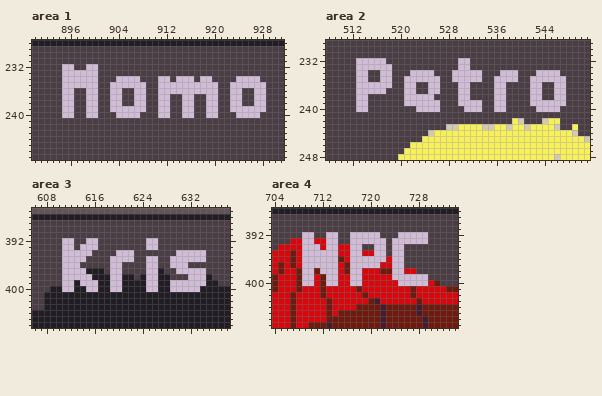
Two versions of one pixel-art file, godot/res/characters/characters.aseprite. Above, as it was before the edit.
960x480 pixels, 1 frame. Colours within 5 levels of each other are drawn and written as one. Shown: area 1: x 890..931, y 228..247; area 2: x 508..551, y 229..248; area 3: x 606..638, y 387..406; area 4: x 704..734, y 388..407. The commit also changed other parts of the picture, which this record leaves out.
New version:
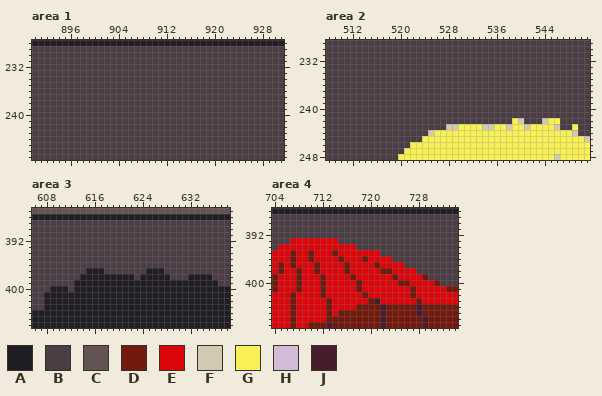
Palette (. is transparent): A #201d24  B #4b3d44  C #645355  D #71190d  E #db060b  F #d2c9b3  G #f7f057  H #d2bbd7  J #461b2c
Change:
layer "Labels" now hidden
Changed rows in their new state; - is an unchanged pixel.
Area 1:
first column x 895:
232 BB--BB----------------------------
233 BBBBBB----------------------------
234 BBBBBB---BBBB---BB-BBB-BB----BBBB-
235 BBBBBB--BBBBBB--BBBBBBBBBB--BBBBBB
236 BB--BB--BB--BB--BBBBBBBBBB--BB--BB
237 BB--BB--BB--BB--BB--BB--BB--BB--BB
238 BB--BB--BB--BB--BB--BB--BB--BB--BB
239 BB--BB--BBBBBB--BB--BB--BB--BBBBBB
240 BB--BB---BBBB---BB--BB--BB---BBBB-
Area 2:
first column x 513:
232 BBBBB------------BB----------------
233 BBBBBB-----------BB----------------
234 BB--BB---BBBB---BBBBB---BBB---BBBB-
235 BB--BB--BBBBBB--BBBBB--BBBB--BBBBBB
236 BBBBBB--BB--BB---BB----BB----BB--BB
237 BBBBB---BB--BB---BB----BB----BB--BB
238 BB------BBBBB----BB----BB----BB--BB
239 BB------BBBBBB---BBBB--BB----BBBBBB
240 BB--------BBBB----BBB--BB-----BBBB-
Area 3:
first column x 611:
392 BB--BB--------BB--------
393 BB-BBB--------BB--------
394 BBBBB----BBB-------BBBBB
395 BBBB----BBBB--BB--BBBBBB
396 BBB-----BB----BB--BBB---
397 BBBB----BB----AA---BBBBB
398 BBBAA---AA----AA-----AAA
399 BB-AAA--AA----AA--AAAAAA
400 AB--AA--AA----AA--AAAAA-
Area 4:
first column x 709:
392 BB--BB--BBBBB---BBBBB
393 EE--EE--BBBBBB-BBBBBB
394 EEE-EE--EB--BB-BB----
395 EDEEED--EE--EB-BB----
396 EDEEEE--EEDEEE-BB----
397 EEDEEE--EEEED--EE----
398 EE-EEE--EE-----EE----
399 EE--EE--DE-----DEEEED
400 EE--EE--ED------DDEEE
Where, in picture pixels (left, top, right, bottom), the same in both pictures:
changed: (62, 64, 266, 118)
changed: (356, 58, 566, 112)
changed: (62, 238, 206, 292)
changed: (302, 232, 428, 286)
